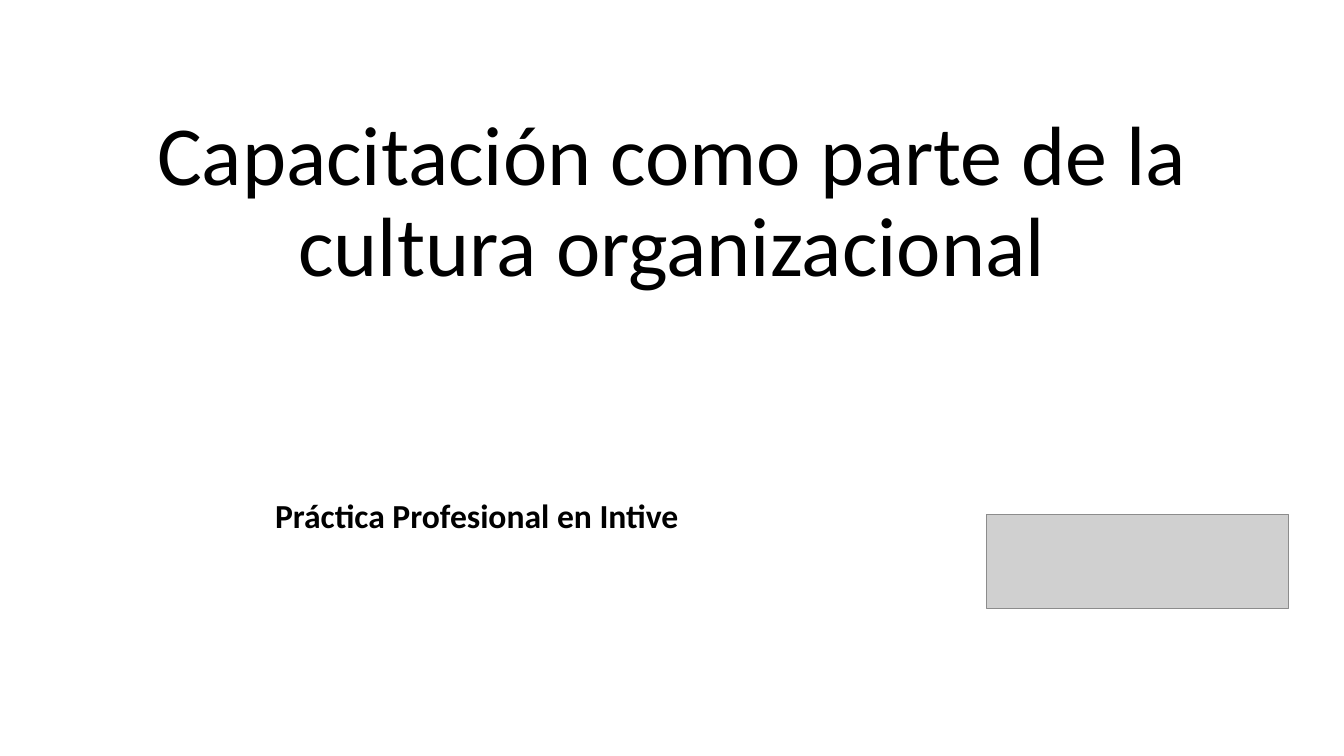
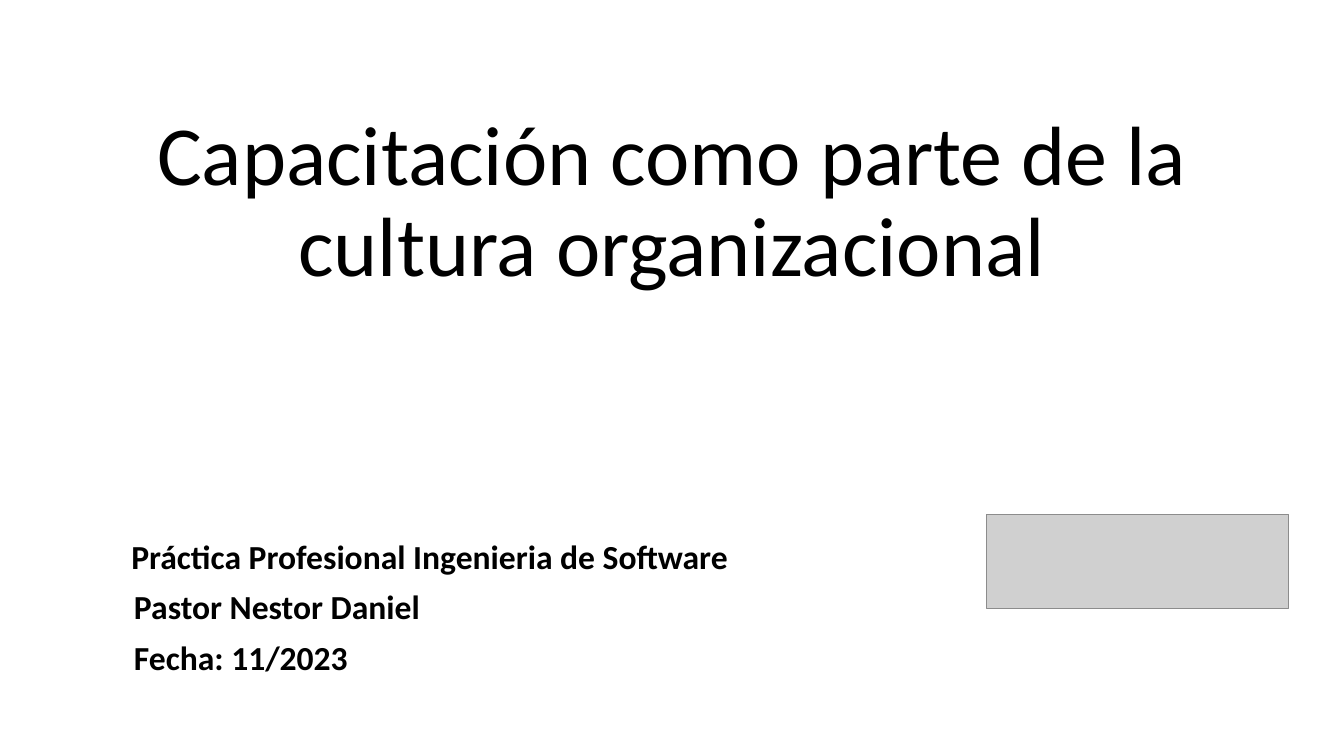
Before and after one commit to nestorpastor/nestor.github.io, a slide deck: slide 1 of Presentation.pptx. Drawn at 1344x756 pixels with LibreOffice and Linux fonts; fonts in the diff are those of the drawing; grey boxes stand for pictures; background and template pictures are left out. Boxes give left, top, right and bottom in pixels: in the first picture for what was removed or moved away, otherwise in the second. Text is boxed around its words. In the diff, an @@ line names an element or a change of style, - is before the commit and + after.

```diff
--- a/Presentation.pptx
+++ b/Presentation.pptx
@@ subtitle at <box>131,545,728,672</box>: text changed @@
-Práctica Profesional en Intive
+Práctica Profesional Ingenieria de Software
+Pastor Nestor Daniel
+Fecha: 11/2023
```
Also in this commit, not shown: 2 other files.
